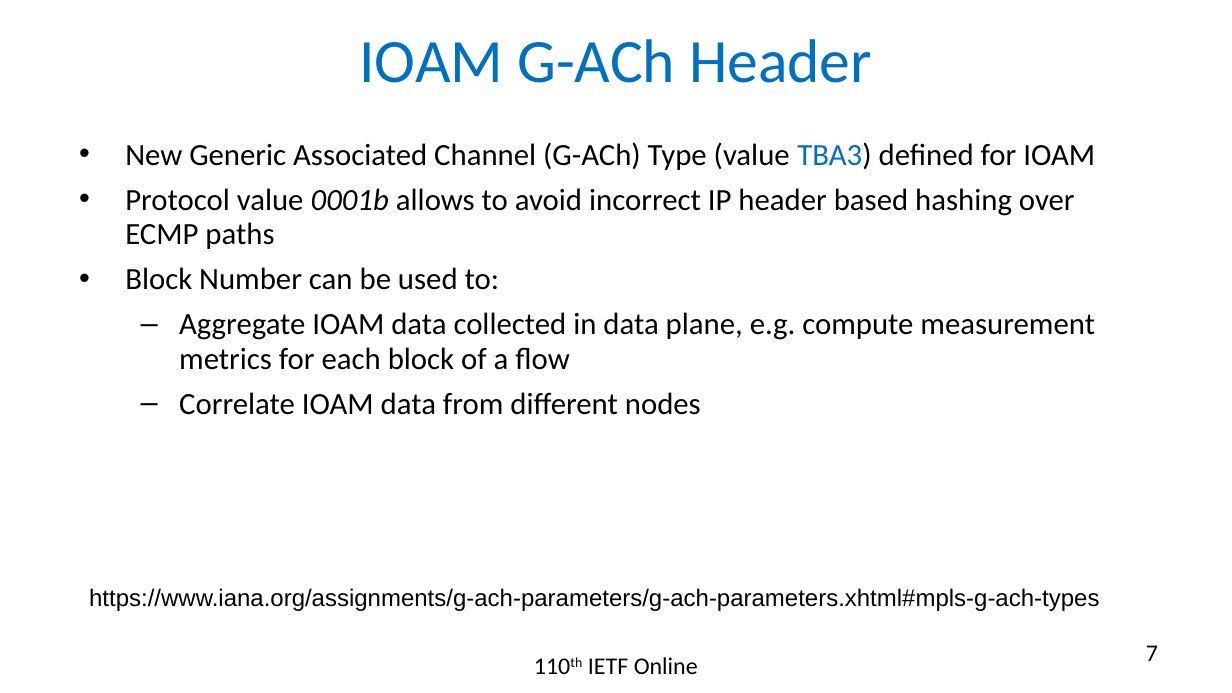
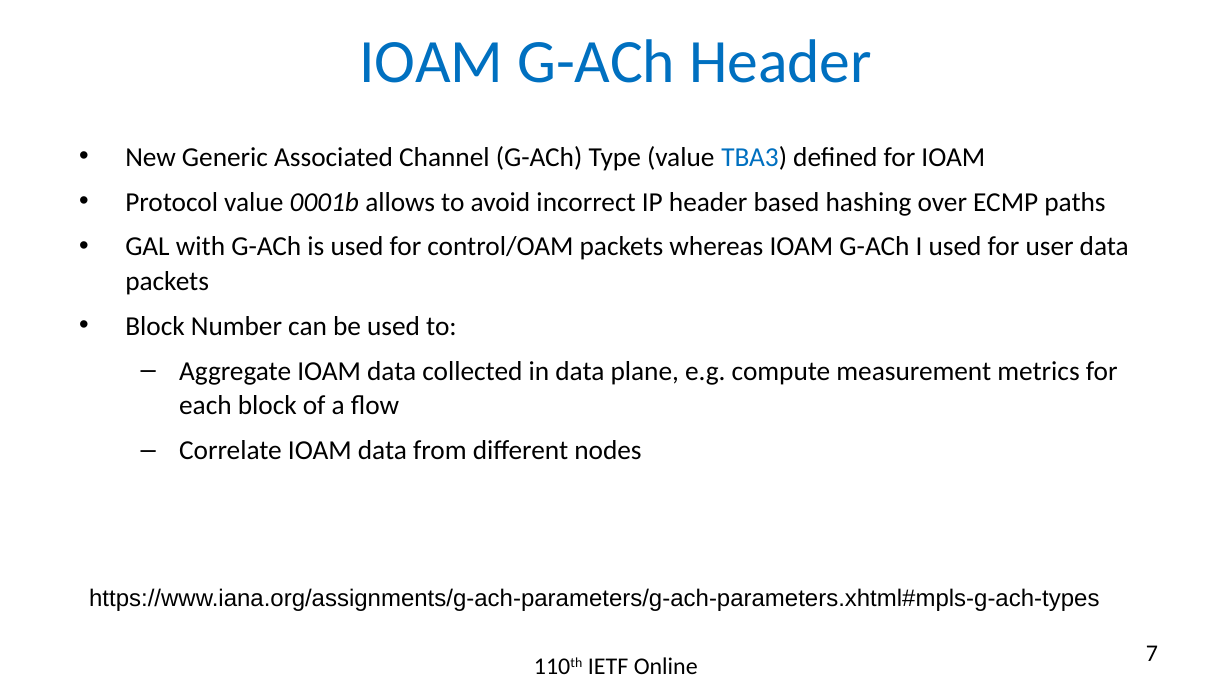
Before and after one commit to rakgandhi/ietf-slides, a slide deck: slide 7 of draft-gandhi-mpls-ioam-sr-06.pptx. Drawn at 1232x693 pixels with LibreOffice and Linux fonts; fonts in the diff are those of the drawing. Boxes give left, top, right and bottom in pixels: in the first picture for what was removed or moved away, otherwise in the second. Text is boxed around its words. In the diff, an @@ line names an element or a change of style, - is before the commit and + after.

```diff
--- a/draft-gandhi-mpls-ioam-sr-06.pptx
+++ b/draft-gandhi-mpls-ioam-sr-06.pptx
@@ text at [125, 146, 1118, 460]: size 18 to 16 pt in "New Generic Associated Channel (G-ACh) Type (value ...", "Protocol value 0001b allows to avoid incorrect ...", "Block Number can be used to:", "Aggregate IOAM data collected in data plane, ..." and 1 more places @@
@@ text at [125, 236, 1129, 295]: paragraph added @@
+• GAL with G-ACh is used for control/OAM packets whereas IOAM G-ACh I used for user data packets
```
Also in this commit, not shown: 5 other slides changed, 1 other file.
